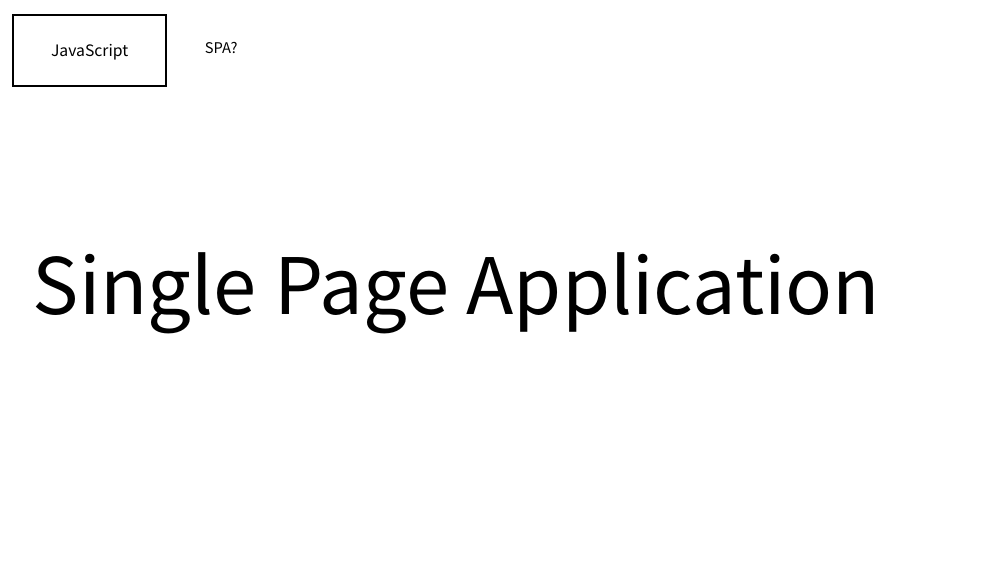
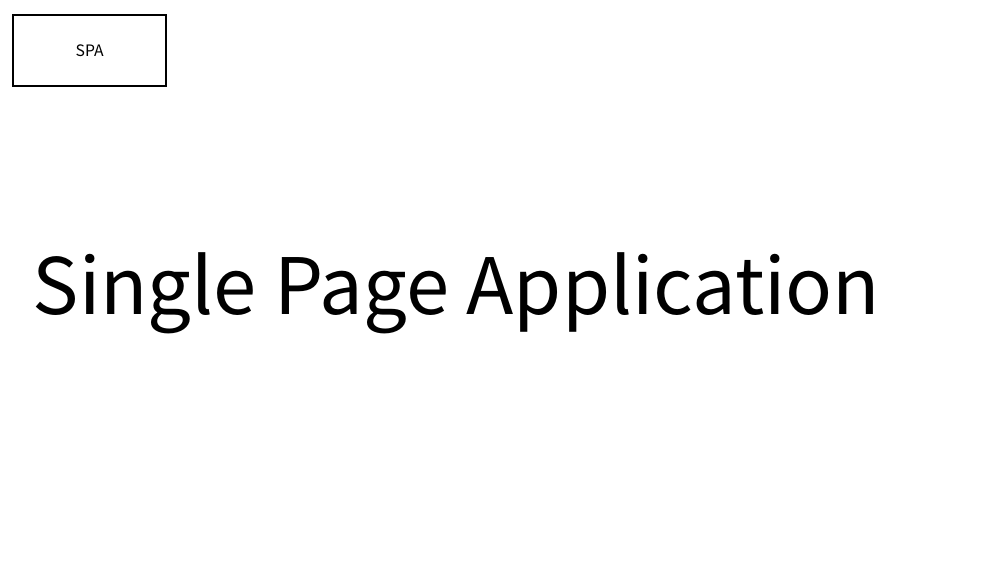
Before and after one commit to gunwoongPark/Seminar, a slide deck: slide 15 of 2020_11_11/세미나1.pptx. Drawn at 1008x567 pixels with LibreOffice and Linux fonts; fonts in the diff are those of the drawing. Boxes give left, top, right and bottom in pixels: in the first picture for what was removed or moved away, otherwise in the second. Text is boxed around its words. In the diff, an @@ line names an element or a change of style, - is before the commit and + after.

```diff
--- a/2020_11_11/세미나1.pptx
+++ b/2020_11_11/세미나1.pptx
@@ text at bbox=[76, 44, 104, 56]: text changed @@
-JavaScript
+SPA
@@ text removed at bbox=[205, 42, 238, 53] @@
-SPA?
```
Also in this commit, not shown: 10 other slides changed, 2 slides added.
